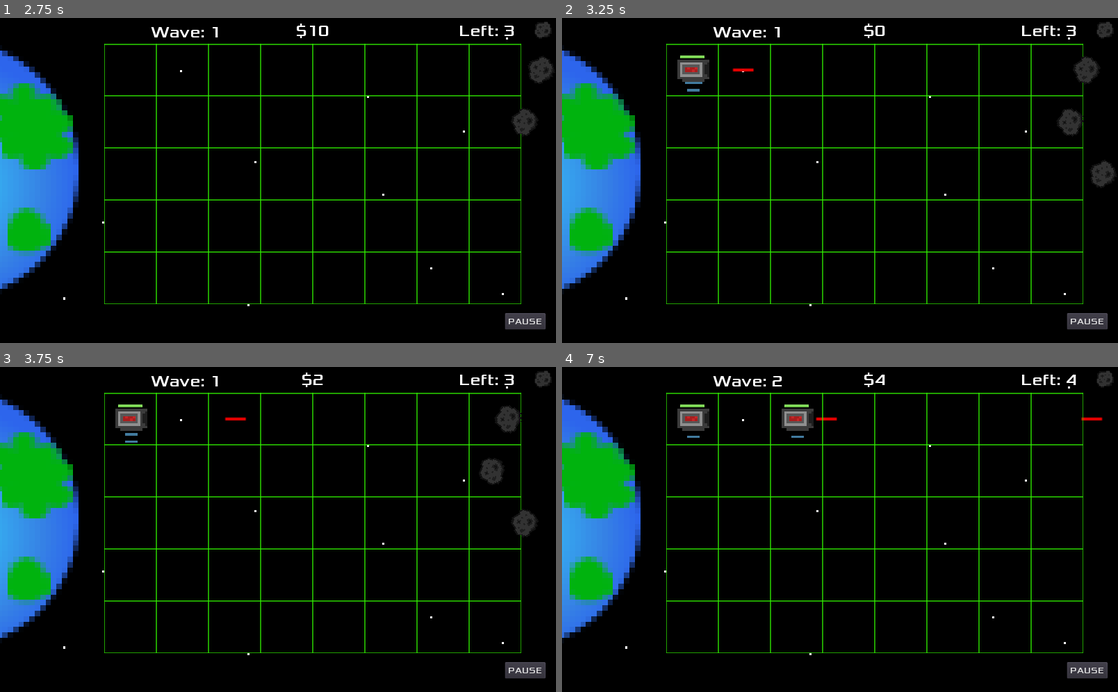
Above: before the commit, frames 1-4 (two rows, left to right).
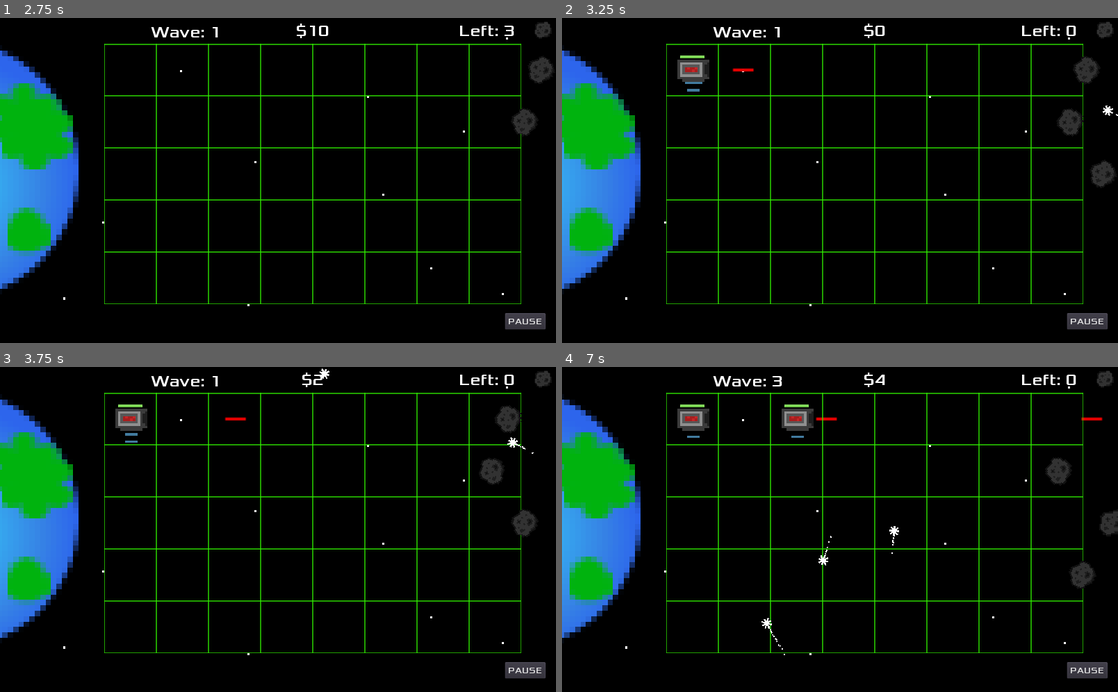
Above: after the commit, the same moments.

Repository: EthanMHolland/PlanetProtectors
Game: Godot game, scene res://src/TitleScreen.tscn
Same seed, same stepped clock (60 frames per second), same inputs: the game is played once before the commit and once after it.
Inputs (mouse positions are in pixels of both pictures, inside the frame that each line leads up to):
- Up to frame 1 (2.75 s): click "PLAY" at 0.5 s; click "PAUSE" at 1.25 s; click "RESUME" at 2 s
- Up to frame 2 (3.25 s): move the mouse to (689, 70) at 2.77 s; tap - (stop_asteroid_spawning) at 2.85 s; click (689, 70) at 2.92 s; tap 9 (spawn_star, bound only after the commit) at 3.05 s
- Up to frame 3 (3.75 s): move the mouse to (183, 419) at 3.52 s; tap 9 (spawn_star, bound only after the commit) at 3.6 s; click (183, 419) at 3.67 s
- Up to frame 4 (7 s): tap - (stop_asteroid_spawning) at 3.8, 5.3, 6.6 s; move the mouse to (795, 419) at 4.27 s; tap 0 (add_funds) at 4.35 s; click (795, 419) at 4.42 s; tap 9 (spawn_star, bound only after the commit) at 4.55, 6.05 s; move the mouse to (851, 419) at 5.02 s; tap = (increase_wave) at 5.1 s; click (851, 419) at 5.17 s; move the mouse to (901, 419) at 5.77 s; click (901, 419) at 5.85 s; move the mouse to (951, 419) at 6.52 s; click (951, 419) at 6.67 s

Frame 1 is identical in both runs. In frame 2, less than 0.1% of the frame differs, in the area x 90-100%, y 2-31%; in frame 3, less than 0.1%; in frame 4, 0.8%, in the area x 35-100%, y 2-89%.

Commit message:
Add Particles to Shooting Star, and cheat code to spawn star (9)

Diff:
--- a/project/project.godot
+++ b/project/project.godot
@@ -51,6 +51,11 @@
 "events": [ Object(InputEventKey,"resource_local_to_scene":false,"resource_name":"","device":0,"alt":false,"shift":false,"control":false,"meta":false,"command":false,"pressed":false,"scancode":16777217,"unicode":0,"echo":false,"script":null)
  ]
 }
+spawn_star={
+"deadzone": 0.5,
+"events": [ Object(InputEventKey,"resource_local_to_scene":false,"resource_name":"","device":0,"alt":false,"shift":false,"control":false,"meta":false,"command":false,"pressed":false,"scancode":57,"unicode":0,"echo":false,"script":null)
+ ]
+}
 
 [rendering]
 
--- a/project/src/Level.gd
+++ b/project/src/Level.gd
@@ -6,8 +6,8 @@
 const BASE_ASTEROID_AMOUNT := 3
 
 var _asteroids_this_wave : int
-var _asteroids_left : int
-var _asteroids_left_in_wave : int
+var _asteroids_left_to_spawn : int
+var _asteroids_left_on_screen : int
 var _asteroids_destroyed : int
 var _wave : int = 0
 var _total_asteroids_destroyed : int
@@ -32,10 +32,8 @@
 
 #checks if all asteroids have been spawned and updates HUD info
 func _process(_delta):
-	if(_asteroids_left == 0):
-		$SpawnerTimer.stop()
 	_check_asteroids_left()
-	$AsteroidsLeft.text = "Left: " + str(_asteroids_left_in_wave)
+	_set_asteroids_left_text()
 	$Money.text = "$" + str(_money)
 	$Wave.text = "Wave: " + str(_wave)
 
@@ -46,12 +44,18 @@
 		_money += 10
 
 	if Input.is_action_just_pressed("stop_asteroid_spawning"):
-		_asteroids_left = 0
+		_asteroids_left_on_screen = 0
+		_asteroids_left_to_spawn = 0
+
+	if Input.is_action_just_pressed("spawn_star"):
+		_spawn_shooting_star()
 
 	if Input.is_action_just_pressed("increase_wave"):
 		_wave_start()
 	if Input.is_action_just_pressed("pause"):
 		emit_signal("paused")
+
+
 
 
 #Starts the next wave
@@ -63,8 +67,9 @@
 # warning-ignore:narrowing_conversion
 # Ignored because we want to only spawn integers of asteroids, so we must round and lose precision
 	_asteroids_this_wave = round(BASE_ASTEROID_AMOUNT + (pow(_wave, 2) * BASE_ASTEROID_AMOUNT/10))
-	_asteroids_left = _asteroids_this_wave
-	_asteroids_left_in_wave = _asteroids_this_wave
+	print(_asteroids_this_wave)
+	_asteroids_left_on_screen = _asteroids_this_wave
+	_asteroids_left_to_spawn = _asteroids_this_wave
 	$SpawnerTimer.start()
 
 
@@ -90,19 +95,20 @@
 	_new_asteroid.connect("destroyed", self, "_on_AsteroidDestroyed")
 	_new_asteroid.speed = _new_asteroid_speed
 
-	_asteroids_left -= 1
+	_asteroids_left_to_spawn -= 1
 
+	if _asteroids_left_to_spawn > 0:
+		$SpawnerTimer.start()
 
 #checks if all asteroids this wave have been destroyed and if so, starts between wave timer
 func _check_asteroids_left():
-	if (_asteroids_left_in_wave == 0 and $BetweenWavesTimer.time_left == 0):
+	if (_asteroids_left_on_screen == 0 and $BetweenWavesTimer.time_left == 0):
 		_asteroids_destroyed = 0
 		$BetweenWavesTimer.start()
 
 
 func _on_SpawnerTimer_timeout():
 	_spawn_asteroid()
-
 
 
 func _on_BetweenWavesTimer_timeout():
@@ -114,7 +120,7 @@
 	$AsteroidExplodeSound.play()
 	_asteroids_destroyed += 1
 	_total_asteroids_destroyed += 1
-	_asteroids_left_in_wave -= 1
+	_asteroids_left_on_screen -= 1
 	_money += 2
 
 
@@ -183,3 +189,8 @@
 
 func _on_Button_button_down():
 	_on_Level_paused()
+
+func _set_asteroids_left_text():
+	if _asteroids_left_on_screen < 0:
+		_asteroids_left_on_screen = 0
+	$AsteroidsLeft.text = "Left: " + str(_asteroids_left_on_screen)
--- a/project/src/Level.tscn
+++ b/project/src/Level.tscn
@@ -193,6 +193,7 @@
 
 [node name="SpawnerTimer" type="Timer" parent="."]
 wait_time = 0.5
+one_shot = true
 
 [node name="SpawnPoint1" type="Position2D" parent="."]
 position = Vector2( 1024, 96 )
--- a/project/src/ShootingStar.gd
+++ b/project/src/ShootingStar.gd
@@ -16,6 +16,7 @@
 
 func _twinkle():
 	if _grabbed == false:
+		$Particles.hide()
 		linear_velocity = Vector2.ZERO
 		$Sprite.play("twinkle")
 		$TwinkleSound.play()
--- a/project/src/ShootingStar.tscn
+++ b/project/src/ShootingStar.tscn
@@ -10,74 +10,74 @@
 
 [sub_resource type="AtlasTexture" id=2]
 atlas = ExtResource( 2 )
-region = Rect2( 0, 64, 32, 32 )
+region = Rect2( 32, 64, 32, 32 )
 
 [sub_resource type="AtlasTexture" id=3]
 atlas = ExtResource( 2 )
-region = Rect2( 32, 64, 32, 32 )
+region = Rect2( 64, 64, 32, 32 )
 
 [sub_resource type="AtlasTexture" id=4]
 atlas = ExtResource( 2 )
-region = Rect2( 64, 64, 32, 32 )
+region = Rect2( 0, 96, 32, 32 )
 
 [sub_resource type="AtlasTexture" id=5]
 atlas = ExtResource( 2 )
-region = Rect2( 0, 96, 32, 32 )
+region = Rect2( 32, 96, 32, 32 )
 
 [sub_resource type="AtlasTexture" id=6]
 atlas = ExtResource( 2 )
-region = Rect2( 32, 96, 32, 32 )
+region = Rect2( 0, 96, 32, 32 )
 
 [sub_resource type="AtlasTexture" id=7]
 atlas = ExtResource( 2 )
-region = Rect2( 0, 96, 32, 32 )
+region = Rect2( 64, 64, 32, 32 )
 
 [sub_resource type="AtlasTexture" id=8]
 atlas = ExtResource( 2 )
-region = Rect2( 64, 64, 32, 32 )
+region = Rect2( 32, 64, 32, 32 )
 
 [sub_resource type="AtlasTexture" id=9]
 atlas = ExtResource( 2 )
-region = Rect2( 32, 64, 32, 32 )
+region = Rect2( 0, 64, 32, 32 )
 
 [sub_resource type="AtlasTexture" id=10]
 atlas = ExtResource( 2 )
-region = Rect2( 0, 64, 32, 32 )
+region = Rect2( 64, 32, 32, 32 )
 
 [sub_resource type="AtlasTexture" id=11]
 atlas = ExtResource( 2 )
-region = Rect2( 64, 32, 32, 32 )
+region = Rect2( 32, 32, 32, 32 )
 
 [sub_resource type="AtlasTexture" id=12]
 atlas = ExtResource( 2 )
-region = Rect2( 32, 32, 32, 32 )
+region = Rect2( 0, 32, 32, 32 )
 
 [sub_resource type="AtlasTexture" id=13]
 atlas = ExtResource( 2 )
-region = Rect2( 0, 32, 32, 32 )
+region = Rect2( 64, 0, 32, 32 )
 
 [sub_resource type="AtlasTexture" id=14]
 atlas = ExtResource( 2 )
-region = Rect2( 64, 0, 32, 32 )
+region = Rect2( 32, 0, 32, 32 )
 
 [sub_resource type="AtlasTexture" id=15]
 atlas = ExtResource( 2 )
-region = Rect2( 32, 0, 32, 32 )
+region = Rect2( 64, 96, 32, 32 )
 
 [sub_resource type="AtlasTexture" id=16]
 atlas = ExtResource( 2 )
-region = Rect2( 64, 96, 32, 32 )
+region = Rect2( 0, 64, 32, 32 )
 
 [sub_resource type="SpriteFrames" id=17]
 animations = [ {
-"frames": [ SubResource( 1 ) ],
+"frames": [ SubResource( 1 ), SubResource( 2 ), SubResource( 3 ), SubResource( 4 ), SubResource( 5 ), SubResource( 6 ), SubResource( 7 ), SubResource( 8 ), SubResource( 9 ), SubResource( 10 ), SubResource( 11 ), SubResource( 12 ), SubResource( 13 ), SubResource( 14 ), SubResource( 15 ) ],
+"loop": true,
+"name": "twinkle",
+"speed": 10.0
+}, {
+"frames": [ SubResource( 16 ) ],
 "loop": true,
 "name": "default",
-"speed": 5.0
-}, {
-"frames": [ SubResource( 2 ), SubResource( 3 ), SubResource( 4 ), SubResource( 5 ), SubResource( 6 ), SubResource( 7 ), SubResource( 8 ), SubResource( 9 ), SubResource( 10 ), SubResource( 11 ), SubResource( 12 ), SubResource( 13 ), SubResource( 14 ), SubResource( 15 ), SubResource( 16 ) ],
-"loop": true,
-"name": "twinkle",
 "speed": 5.0
 } ]
 
@@ -87,7 +87,7 @@
 [node name="ShootingStar" type="RigidBody2D"]
 input_pickable = true
 collision_layer = 4
-collision_mask = 4
+collision_mask = 0
 mass = 0.00102041
 gravity_scale = 0.0
 script = ExtResource( 1 )
@@ -106,5 +106,18 @@
 [node name="TwinkleSound" type="AudioStreamPlayer2D" parent="."]
 stream = ExtResource( 3 )
 volume_db = -15.0
+
+[node name="Particles" type="CPUParticles2D" parent="."]
+amount = 25
+preprocess = 174.19
+explosiveness = 0.09
+randomness = 0.1
+lifetime_randomness = 0.56
+emission_shape = 2
+emission_rect_extents = Vector2( 1, 1 )
+gravity = Vector2( -98, 0 )
+linear_accel = 55.91
+linear_accel_random = 0.28
+scale_amount = 2.5
 [connection signal="input_event" from="." to="." method="_on_ShootingStar_input_event"]
 [connection signal="animation_finished" from="Sprite" to="." method="_on_Sprite_animation_finished"]
